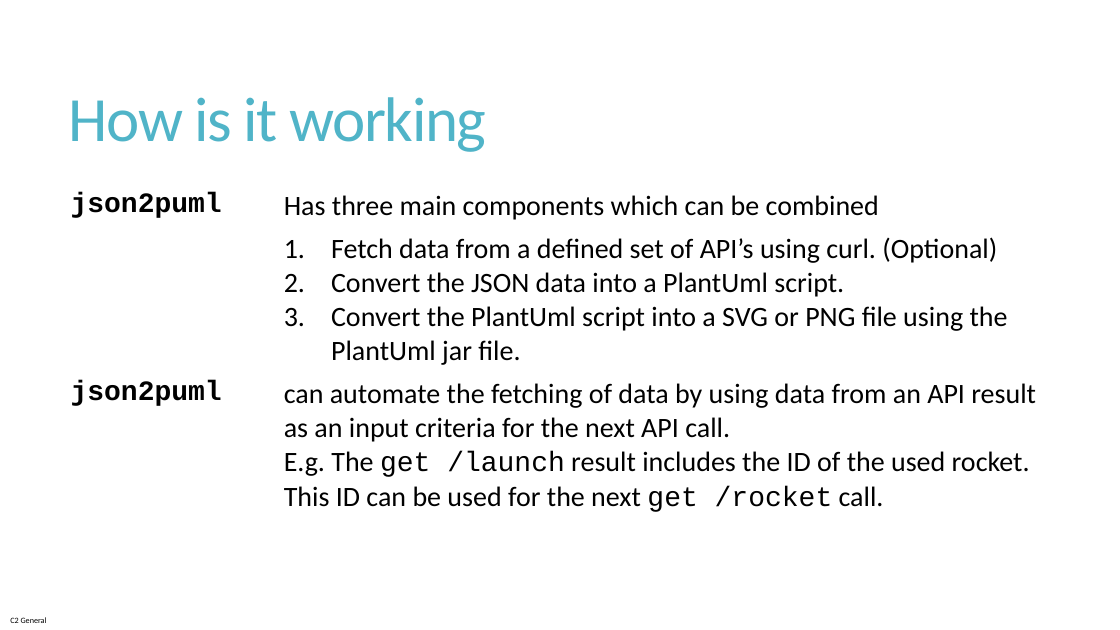
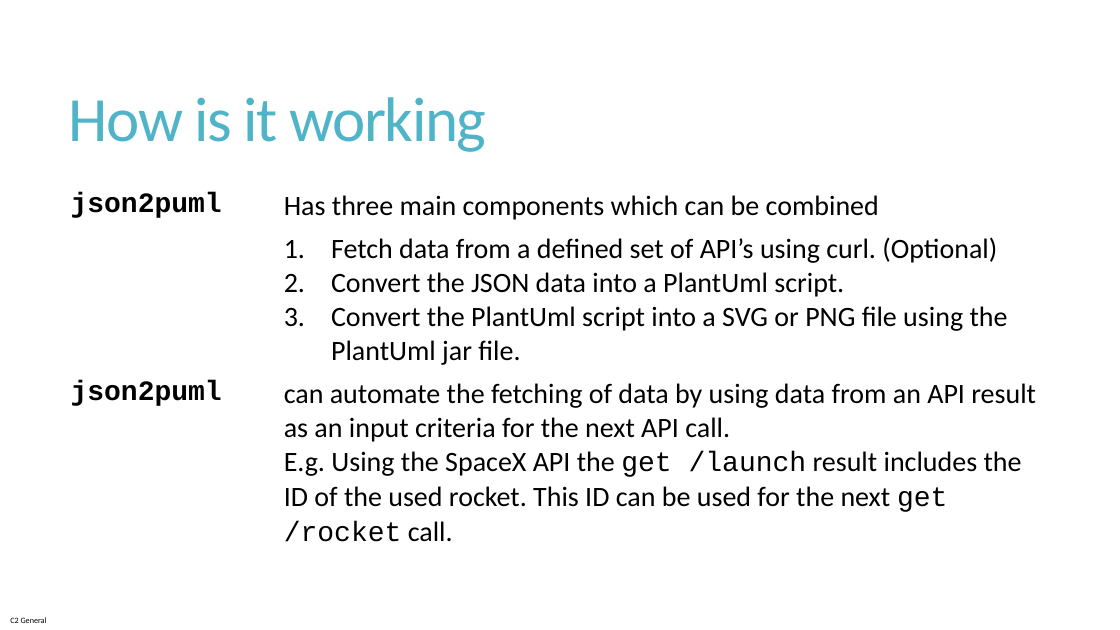
Before and after one commit to jfudickar/json2puml, a slide deck: slide 13 of documentation/json2puml introduction.pptx. Drawn at 1120x630 pixels with LibreOffice and Linux fonts; fonts in the diff are those of the drawing. Boxes give left, top, right and bottom in pixels: in the first picture for what was removed or moved away, otherwise in the second. Text is boxed around its words. In the diff, an @@ line names an element or a change of style, - is before the commit and + after.

```diff
--- a/documentation/json2puml introduction.pptx
+++ b/documentation/json2puml introduction.pptx
@@ table at box(62, 185, 1052, 546) @@
-row 3, column 2: can automate the fetching of data by using data from an API result as an input criteria for the next API call. E.g. The get /launch result includes the ID of the used rocket. This ID can be used for the next get /rocket call.
+row 3, column 2: can automate the fetching of data by using data from an API result as an input criteria for the next API call. E.g. Using the SpaceX API the get /launch result includes the ID of the used rocket. This ID can be used for the next get /rocket call.
```
Also in this commit, not shown: 10 other files.
